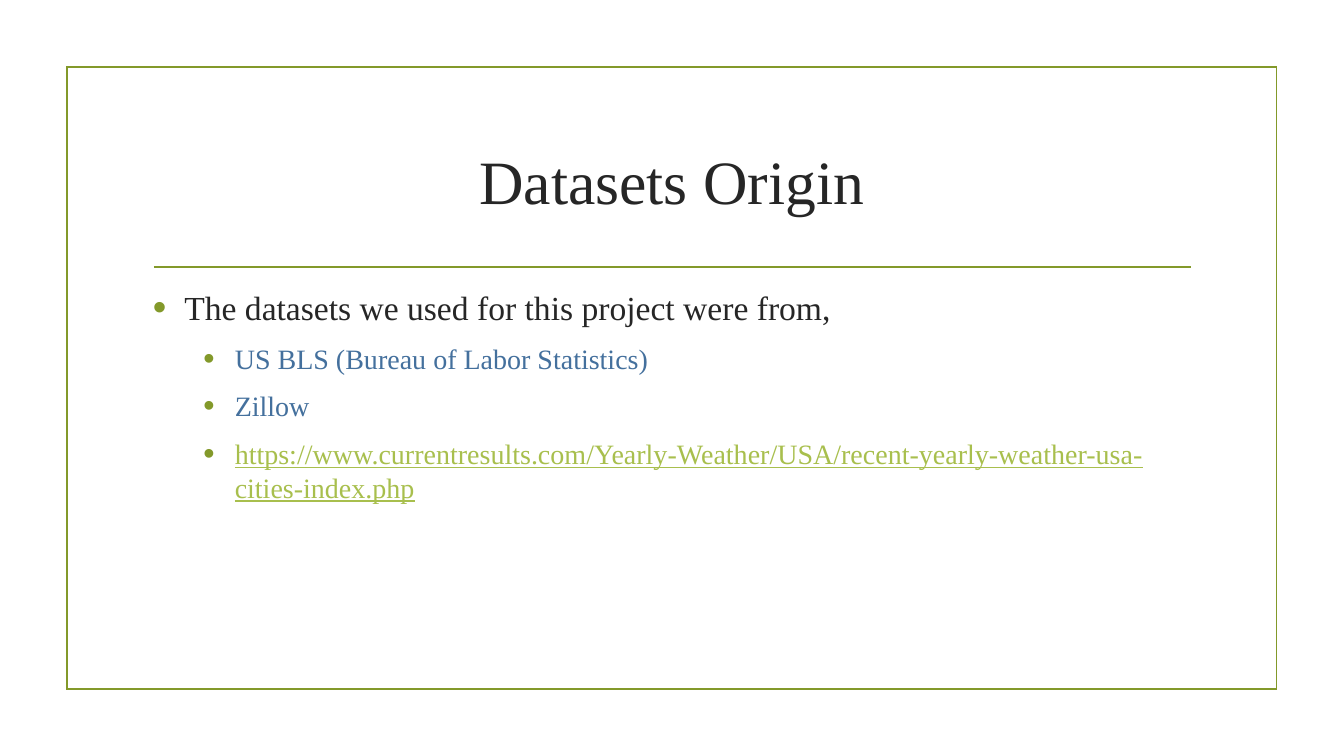
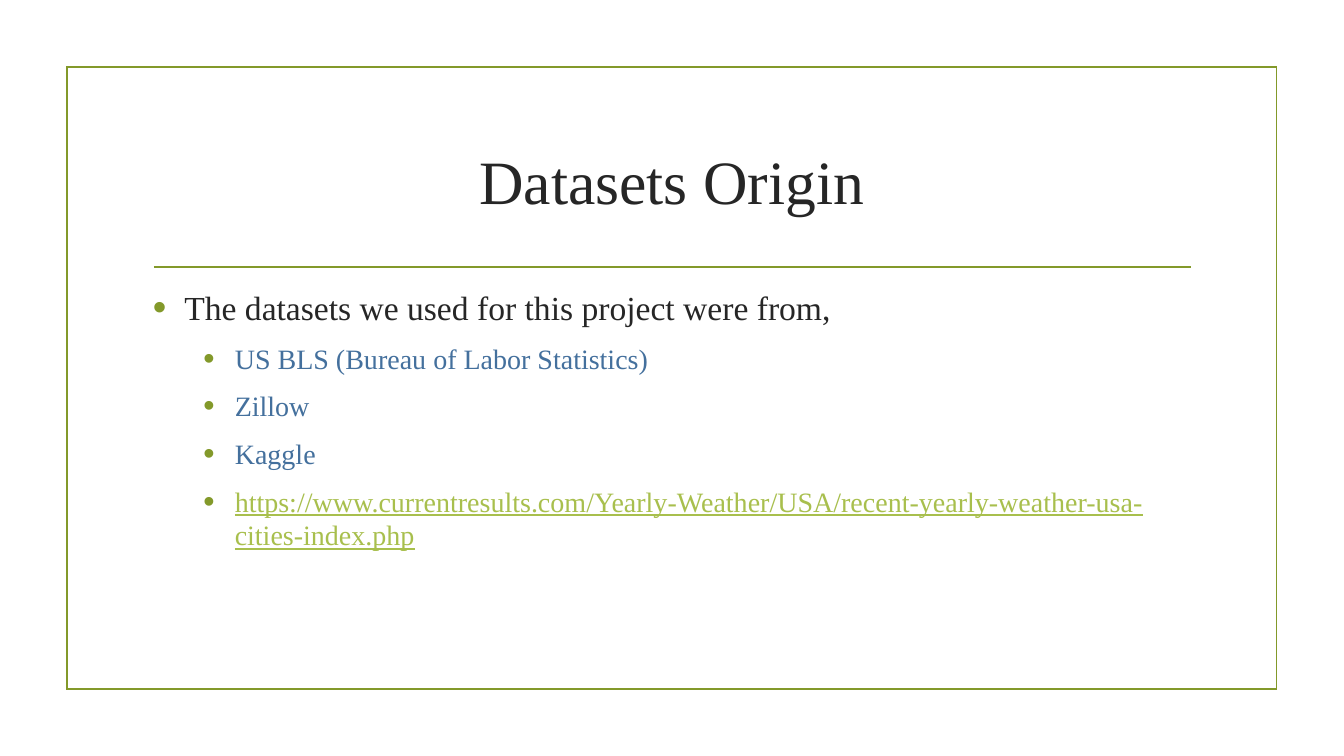
Before and after one commit to prakashbalasubramaniam/The_Incredible_Quad, a slide deck: slide 7 of BestStateChoice2018_Presentation.pptx. Drawn at 1344x756 pixels with LibreOffice and Linux fonts; fonts in the diff are those of the drawing; background and template pictures are left out. Boxes give left, top, right and bottom in pixels: in the first picture for what was removed or moved away, otherwise in the second. Text is boxed around its words. In the diff, an @@ line names an element or a change of style, - is before the commit and + after.

Commit message:
Update BestStateChoice2018.pptx with Kaggle and Bahar's analysis info

```diff
--- a/BestStateChoice2018_Presentation.pptx
+++ b/BestStateChoice2018_Presentation.pptx
@@ text at (235, 444, 316, 470): paragraph added @@
+  • Kaggle
```
Also in this commit, not shown: 5 other slides changed.
